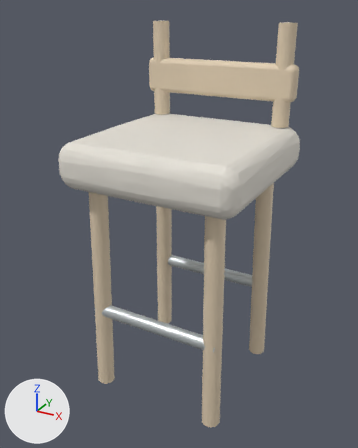
Before and after pictures for a commit that changed the glTF model assets/furniture/glb/bar_stool.glb.
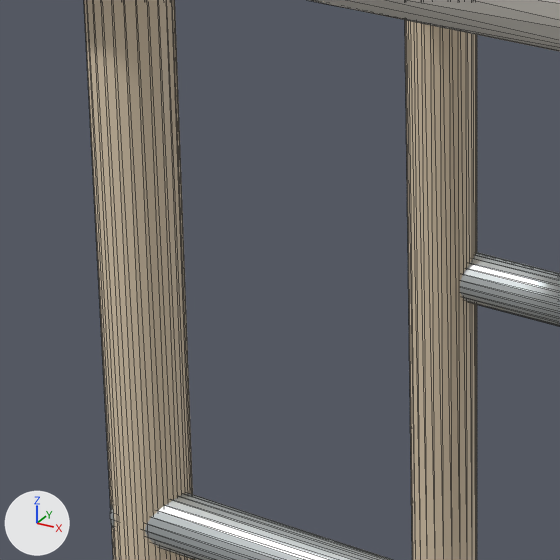
The first picture shows the older version from a camera (50 mm lens) standing at (0.56, -1.052, 0.976) and looking at (-0.012, -0.013, 0.457). The close-ups show the older and then the newer version on the part from 20% to 53% of the width and 45% to 71% of the height of that picture. Only the edits that show in the close-ups are written down. Arrows for +X, +Y and +Z are at lower left; the lights stay in place. The close-ups show mesh edges as thin lines. Where no turn or scale is listed for an object, it has been applied to the vertices.

Before the edit, the objects in view are built like this:
```python
me_座面_4 = bpy.data.meshes.new('座面_4')
me_座面_4.from_pydata(...)  # 162 vertices, 320 faces; spans x -0.23..0.23, y -0.23..0.23, z 0.576..0.694
me_座面_4.materials.append(mat_家居系列_linen)  # its picture is missing
me_脚踏_8 = bpy.data.meshes.new('脚踏_8')
me_脚踏_8.from_pydata(...)  # a 24-sided cylinder along x spanning x -0.175..0.175, y 0.15..0.182, z 0.218..0.252
me_脚踏_8.materials.append(mat_家居系列_steel)  # light grey #d1d7d9
me_锥形支脚_1 = bpy.data.meshes.new('锥形支脚_1')
me_锥形支脚_1.from_pydata(...)  # 50 vertices, 96 faces; spans x -0.188..-0.132, y -0.188..-0.132, z -0.001..0.609
me_锥形支脚_1.materials.append(mat_家居系列_oak)  # its picture is missing
ob_座面_4 = bpy.data.objects.new('座面_4', me_座面_4)
ob_座面_4.location = (0.0, 0.0, 0.0006)
ob_脚踏_8 = bpy.data.objects.new('脚踏_8', me_脚踏_8)
ob_脚踏_8.location = (0.0, 0.0, 0.0006)
ob_锥形支脚_1 = bpy.data.objects.new('锥形支脚_1', me_锥形支脚_1)
ob_锥形支脚_1.location = (0.0, 0.0, 0.0006)
# also in view: '锥形支脚_0' at (-0.16, 0.16, 0.305); '脚踏_9' at (0.0, -0.166, 0.235)
```
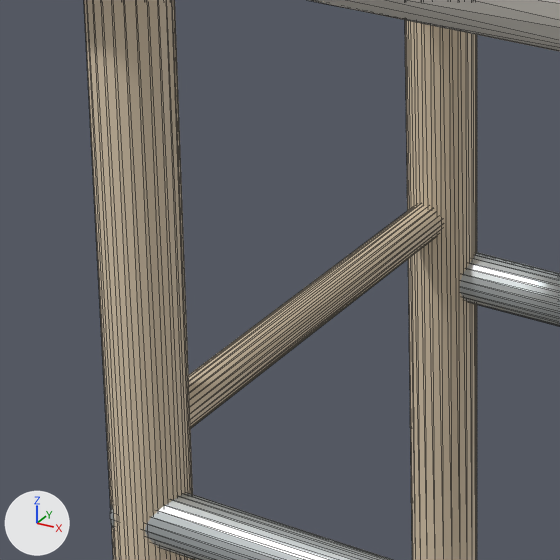
The change, as a list of edits to the scene's bpy script:
```text
Add me_实木脚侧撑_10:
    me_实木脚侧撑_10.from_pydata(...)  # 50 vertices, 96 faces; spans x -0.173..-0.149, y -0.161..0.161, z 0.27..0.296
    me_实木脚侧撑_10.materials.append(mat_家居系列_oak)  # its picture is missing
Add ob_实木脚侧撑_10:
    ob_实木脚侧撑_10 = bpy.data.objects.new('实木脚侧撑_10', me_实木脚侧撑_10)
    ob_实木脚侧撑_10.location = (0.0, 0.0, 0.0006)
```

What differs and where, as boxes (x1, y1, x2, y2) in the close-ups (560 x 560 px):
'实木脚侧撑_10', added (brown): after (188, 204, 442, 429)
